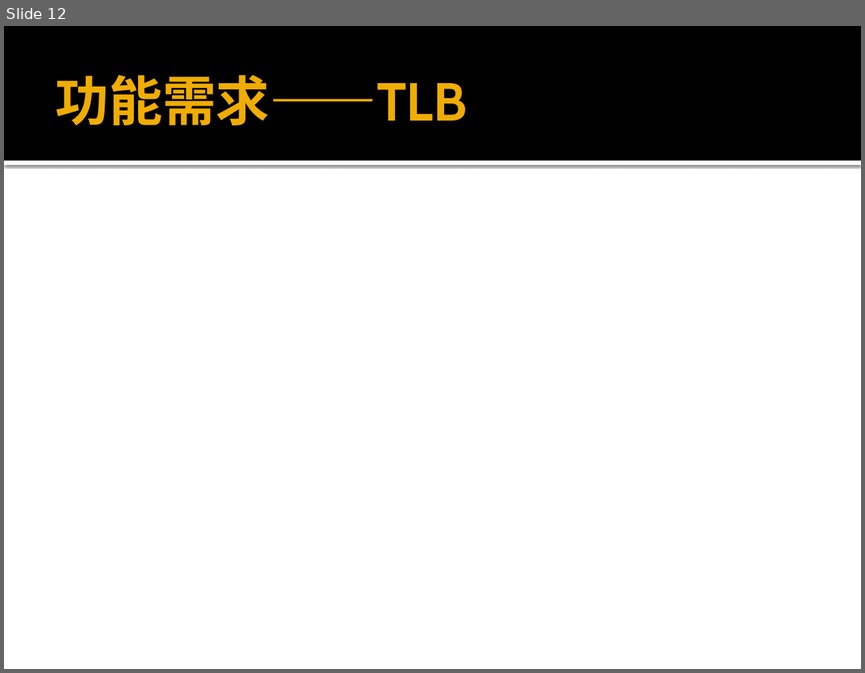
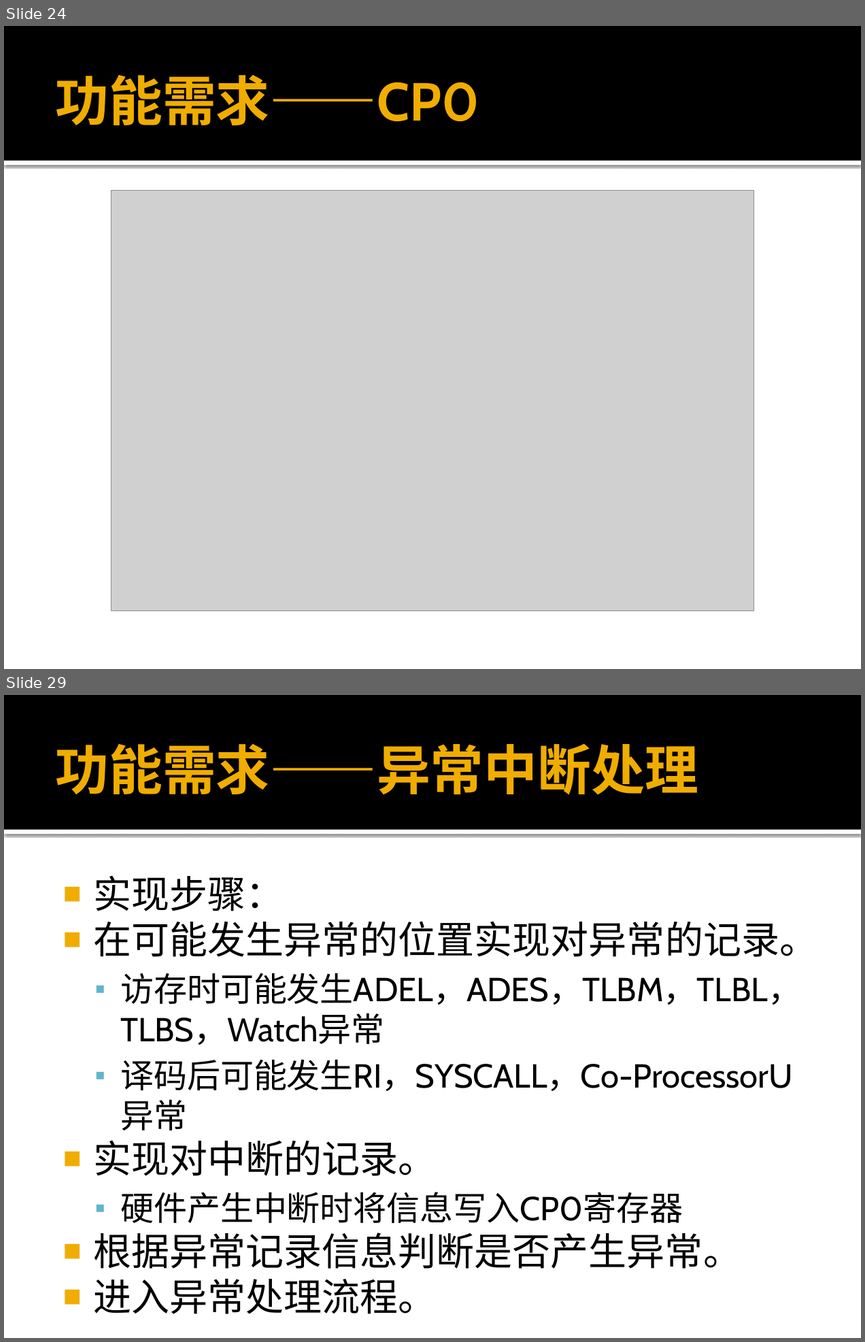
Before and after one commit to xwj95/Atom, a slide deck: report/requirement/32位MIPS综合实验项目需求分析.pptx. Shown one above the other, each under a label of ours: slide 12 before the commit, slides 24 and 29 after it; the slides between them are not shown. The pictures are 865x673 and 865x1342 pixels, drawn with LibreOffice and Linux fonts; fonts in the diff are those of the drawing; grey boxes stand for pictures. Boxes give left, top, right and bottom in pixels: in the first picture for what was removed or moved away, otherwise in the second. Text is boxed around its words. In the diff, an @@ line names an element or a change of style, - is before the commit and + after.

Commit message:
需求分析PPT第一稿

```diff
--- a/report/requirement/32位MIPS综合实验项目需求分析.pptx
+++ b/report/requirement/32位MIPS综合实验项目需求分析.pptx
@@ slide 29 added at (4,695,861,1338), background #FFFFFF; not listed: 2 template elements that a slide beside it also shows @@
@@ title added at (56,743,698,795), 45 pt, text #F0AD00, bold @@
+功能需求——异常中断处理
@@ text added at (93,875,817,1314), 28 pt, text #000000 @@
+■ 实现步骤：
+■ 在可能发生异常的位置实现对异常的记录。
+  ▪ 访存时可能发生ADEL，ADES，TLBM，TLBL，TLBS，Watch异常
+  ▪ 译码后可能发生RI，SYSCALL，Co-ProcessorU异常
+■ 实现对中断的记录。
+  ▪ 硬件产生中断时将信息写入CP0寄存器
+■ 根据异常记录信息判断是否产生异常。
+■ 进入异常处理流程。
@@ what was slide 12 is now slide 24 @@
@@ slide 24 changed as well @@
@@ title at (56,75,479,125): text changed @@
-功能需求——TLB
+功能需求——CP0
@@ picture added at (111,190,753,610) @@
```
Also in this commit, not shown: 20 other slides changed, 21 other slides added, 1 slide removed.
